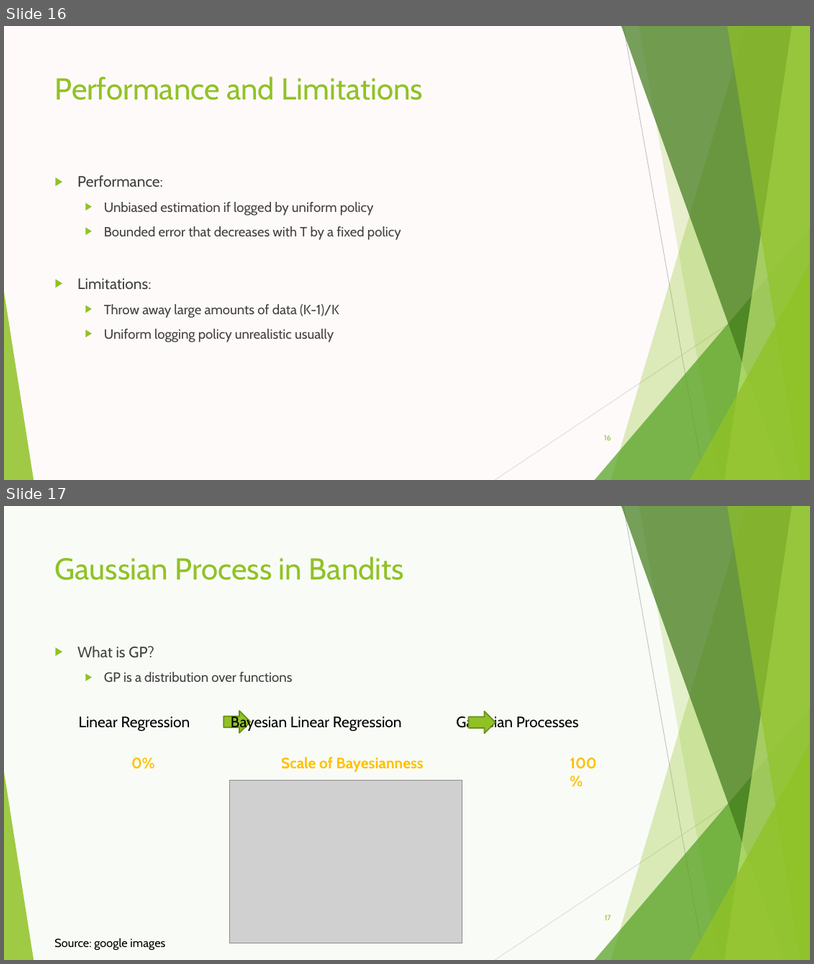
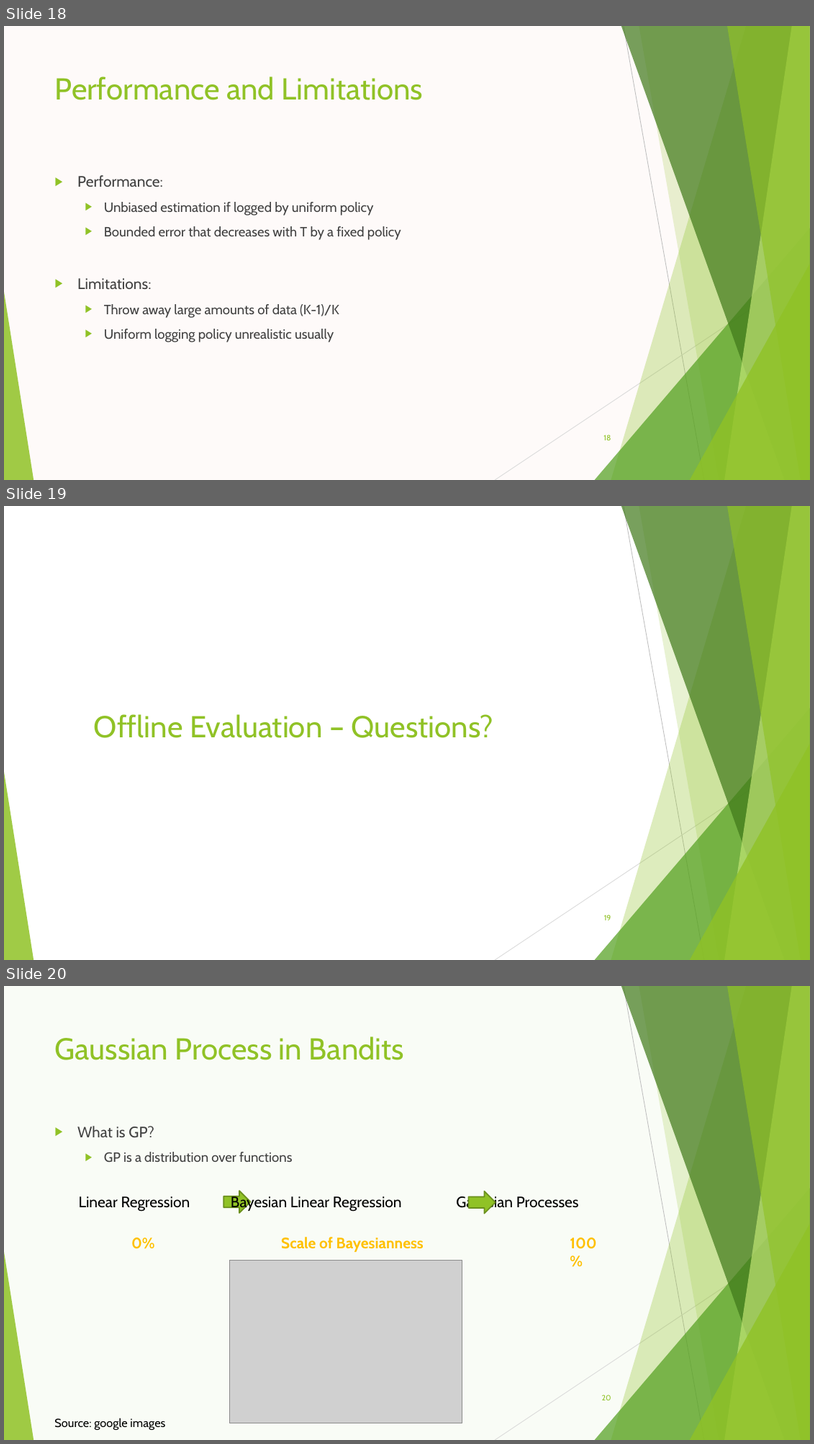
Before and after one commit to stephengou/Contextual-Multi-Armed-Bandit, a slide deck: Bandits Presentation.pptx. Shown one above the other, each under a label of ours: slides 16 and 17 before the commit, slides 18, 19 and 20 after it. The pictures are 814x964 and 814x1444 pixels, drawn with LibreOffice and Linux fonts; fonts in the diff are those of the drawing; grey boxes stand for pictures. Boxes give left, top, right and bottom in pixels: in the first picture for what was removed or moved away, otherwise in the second. Text is boxed around its words. In the diff, an @@ line names an element or a change of style, - is before the commit and + after.

```diff
--- a/Bandits Presentation.pptx
+++ b/Bandits Presentation.pptx
@@ slide 19 added at bbox=[4, 506, 810, 960], background #FFFFFF; not listed: 10 template elements that a slide beside it also shows @@
@@ title added at bbox=[94, 714, 494, 738], 36 pt, text #90C226 @@
+Offline Evaluation – Questions?
@@ page number added at bbox=[604, 914, 612, 920], 9 pt, text #90C226 @@
+19
@@ what was slide 16 is now slide 18 @@
@@ page number at bbox=[604, 434, 611, 440]: text changed @@
-16
+18
@@ what was slide 17 is now slide 20 @@
@@ page number at bbox=[602, 1394, 612, 1400]: text changed @@
-17
+20
```
Also in this commit, not shown: 3 slides changed, 2 other slides added.
